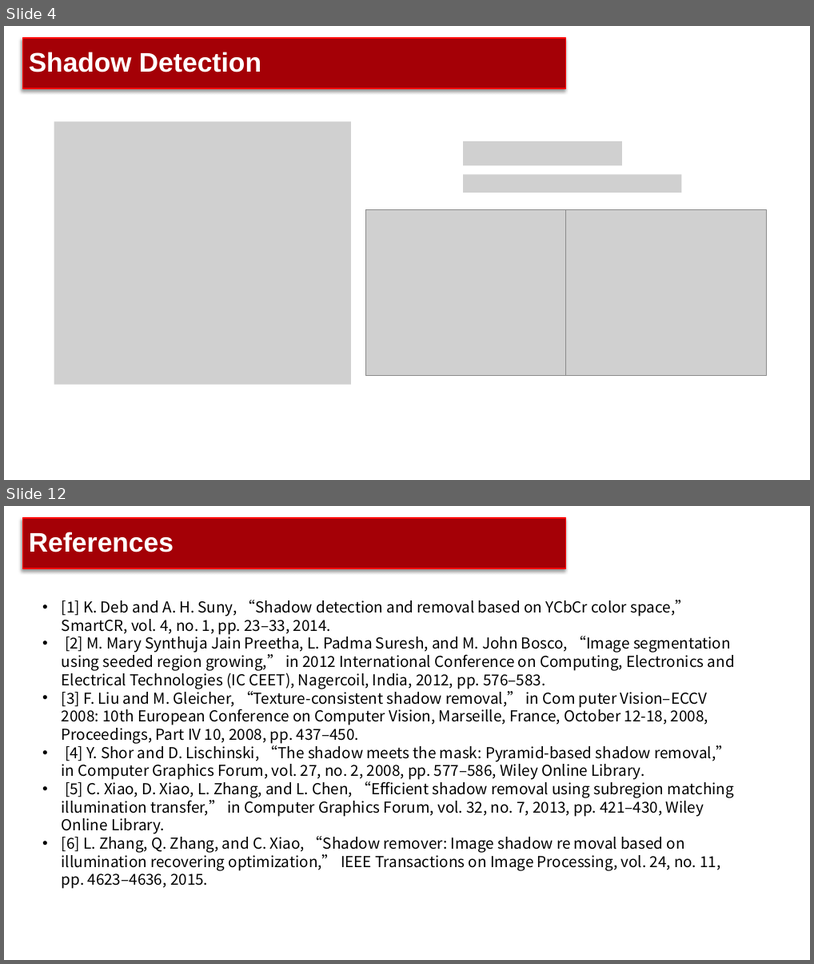
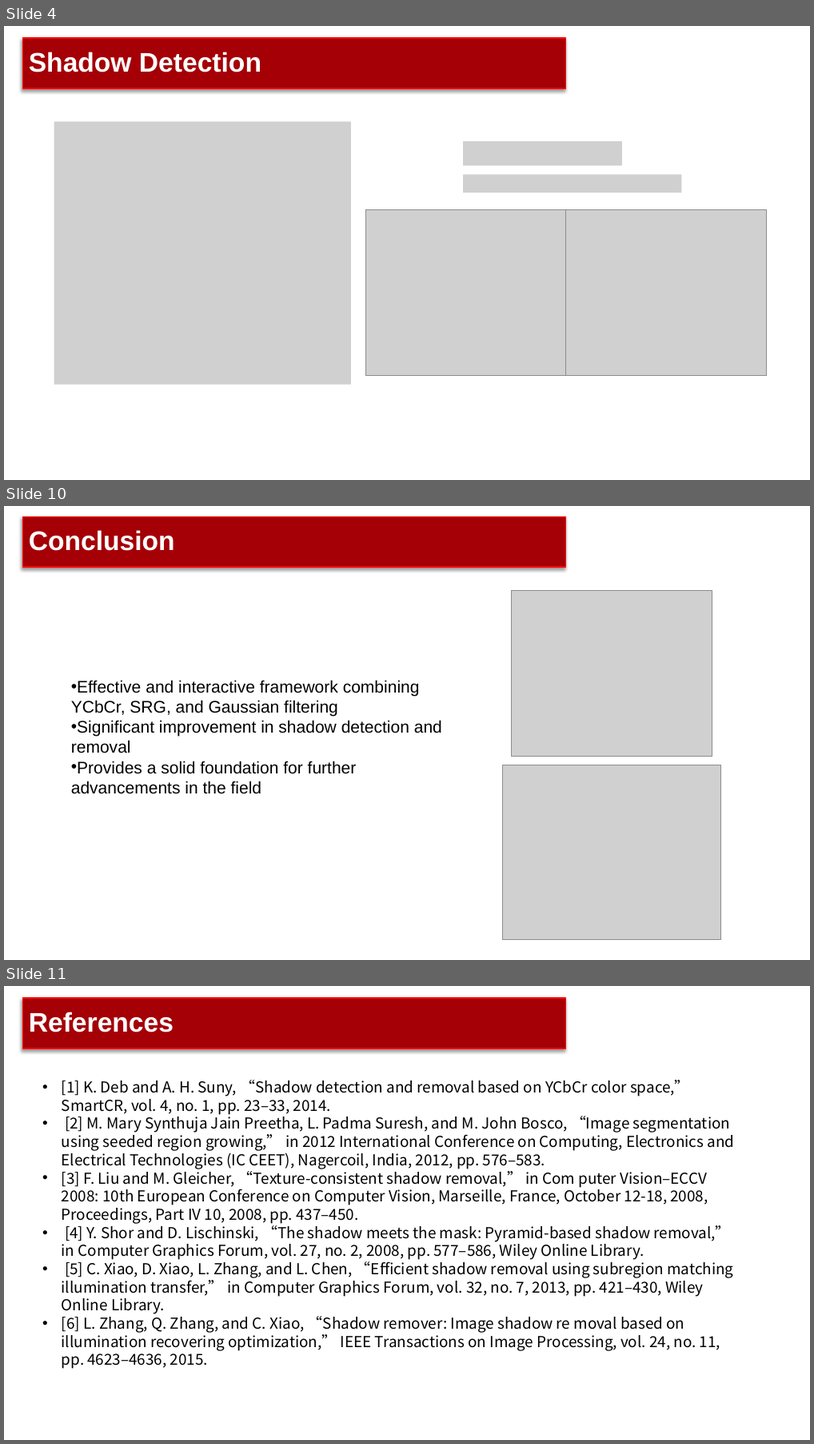
Before and after one commit to RealJustinNi/CS270-Digitial-Image-Processing-Project, a slide deck: DIP2024_Group2_pre.pptx. Shown one above the other, each under a label of ours: slides 4 and 12 before the commit, slides 4, 10 and 11 after it; the slides between them are not shown. The pictures are 814x964 and 814x1444 pixels, drawn with LibreOffice and Linux fonts; fonts in the diff are those of the drawing; grey boxes stand for pictures; background and template pictures are left out. Boxes give left, top, right and bottom in pixels: in the first picture for what was removed or moved away, otherwise in the second. Text is boxed around its words. In the diff, an @@ line names an element or a change of style, - is before the commit and + after.

```diff
--- a/DIP2024_Group2_pre.pptx
+++ b/DIP2024_Group2_pre.pptx
@@ slide 10 added at [4,506,810,960], background #FFFFFF @@
@@ title added at [22,517,566,567], fill #A40006, outline #FF0000 1.5 pt, 32 pt, text #FFFFFF, bold @@
+Conclusion
@@ picture added at [512,590,712,756] @@
@@ text added at [71,680,442,794], 20 pt, text #000000 @@
+• Effective and interactive framework combining YCbCr, SRG, and Gaussian filtering
+• Significant improvement in shadow detection and removal
+• Provides a solid foundation for further advancements in the field
@@ picture added at [502,764,721,939] @@
@@ what was slide 12 is now slide 11 @@
```
Also in this commit, not shown: 3 slides changed, 2 other slides added, 4 slides removed, 1 other file.
